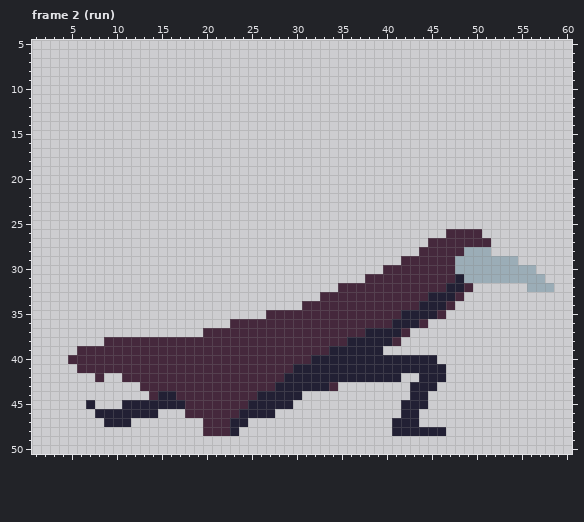
Pixel-art file: data/sprites/bird.aseprite. The picture above is the old version.
64x64 pixels, 4 frames. Shown: frame 2 (run): x 1..60, y 5..50. The commit also changed other frames, which this record leaves out.
The result:
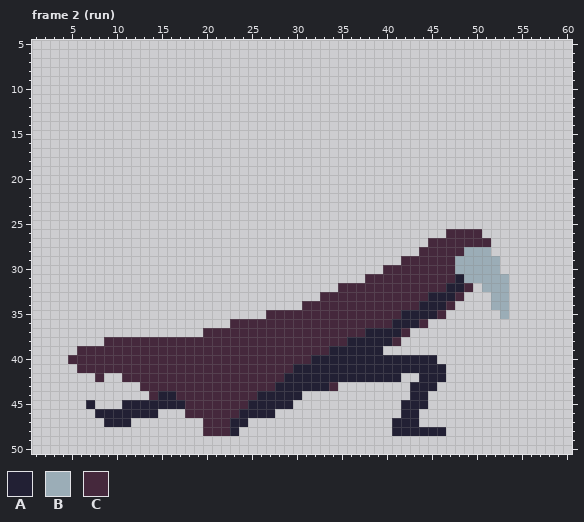
Palette (. is transparent): A #222034  B #9badb7  C #45283c
What changed:
Frame 2 (run):
The edit adds colour B in row 32 at x 51 to 53; in rows 33 to 34 at x 52 to 53; in row 35 at x 53.
The author cleared colour B in row 29 at x 53 to 54; in row 30 at x 53 to 56; in row 31 at x 54 to 57; in row 32 at x 56 to 58.
Where, in picture pixels (left, top, right, bottom), the same in both pictures:
changed: (482, 256, 554, 319)
